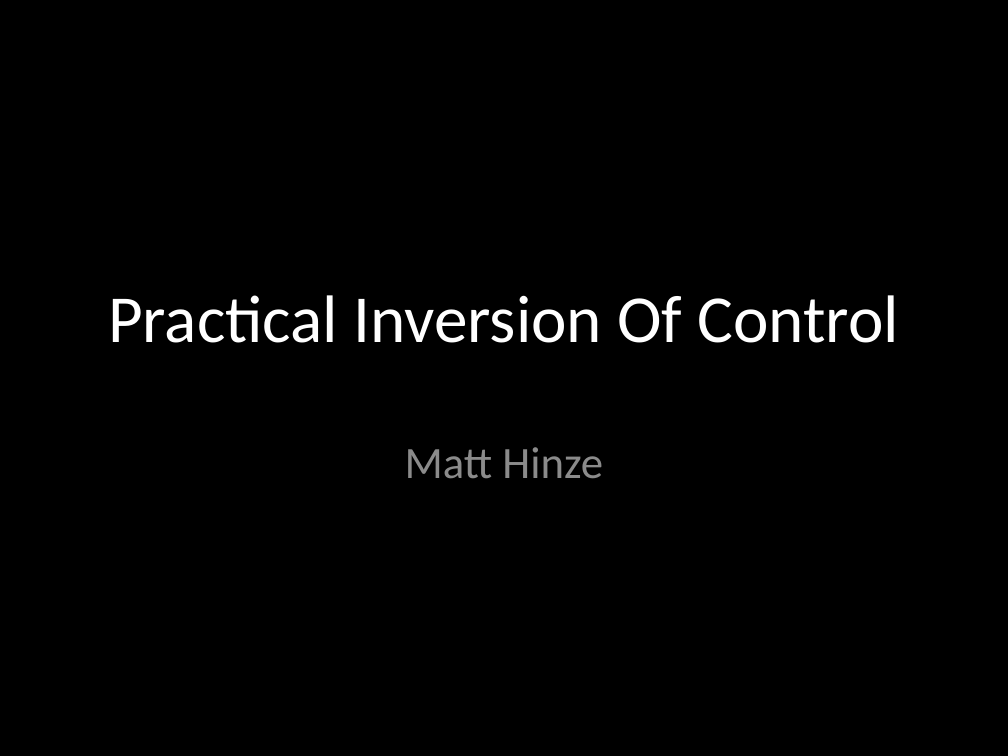
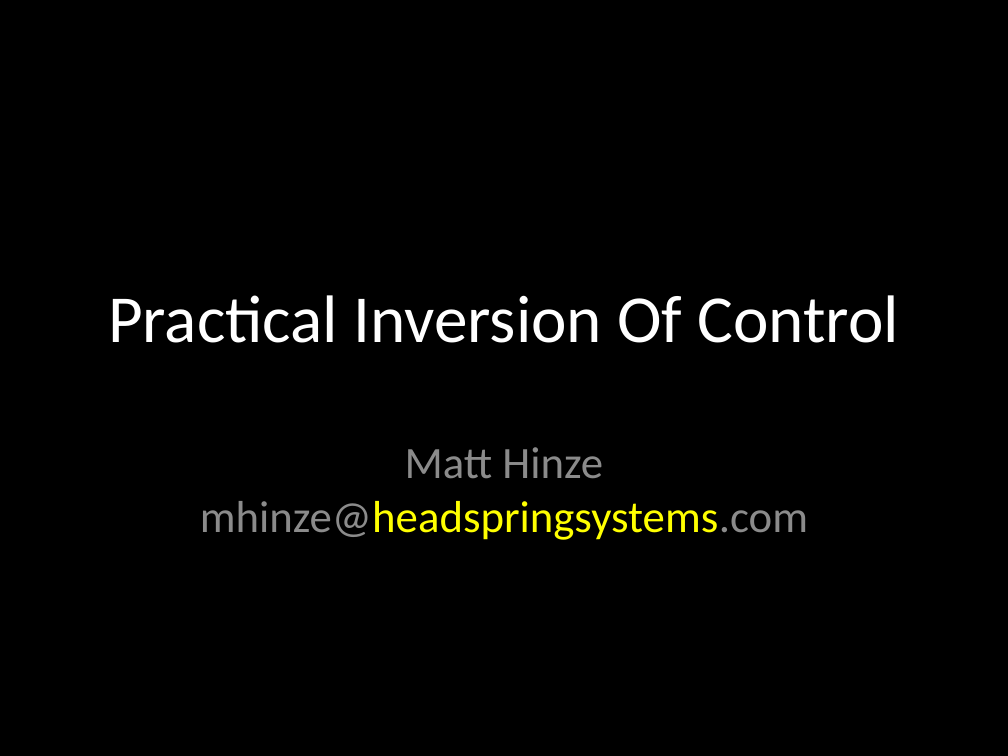
Before and after one commit to calebjenkins/Practical-IOC, a slide deck: slide 1 of Practical Inversion Of Control.pptx. Drawn at 1008x756 pixels with LibreOffice and Linux fonts; fonts in the diff are those of the drawing. Boxes give left, top, right and bottom in pixels: in the first picture for what was removed or moved away, otherwise in the second. Text is boxed around its words. In the diff, an @@ line names an element or a change of style, - is before the commit and + after.

Commit message:
added ad to pptx

```diff
--- a/Practical Inversion Of Control.pptx
+++ b/Practical Inversion Of Control.pptx
@@ subtitle at (x1=200, y1=447, x2=808, y2=540): text changed @@
-Matt Hinze
+Matt Hinze
+mhinze@headspringsystems.com
```
Also in this commit, not shown: 1 slide added.
